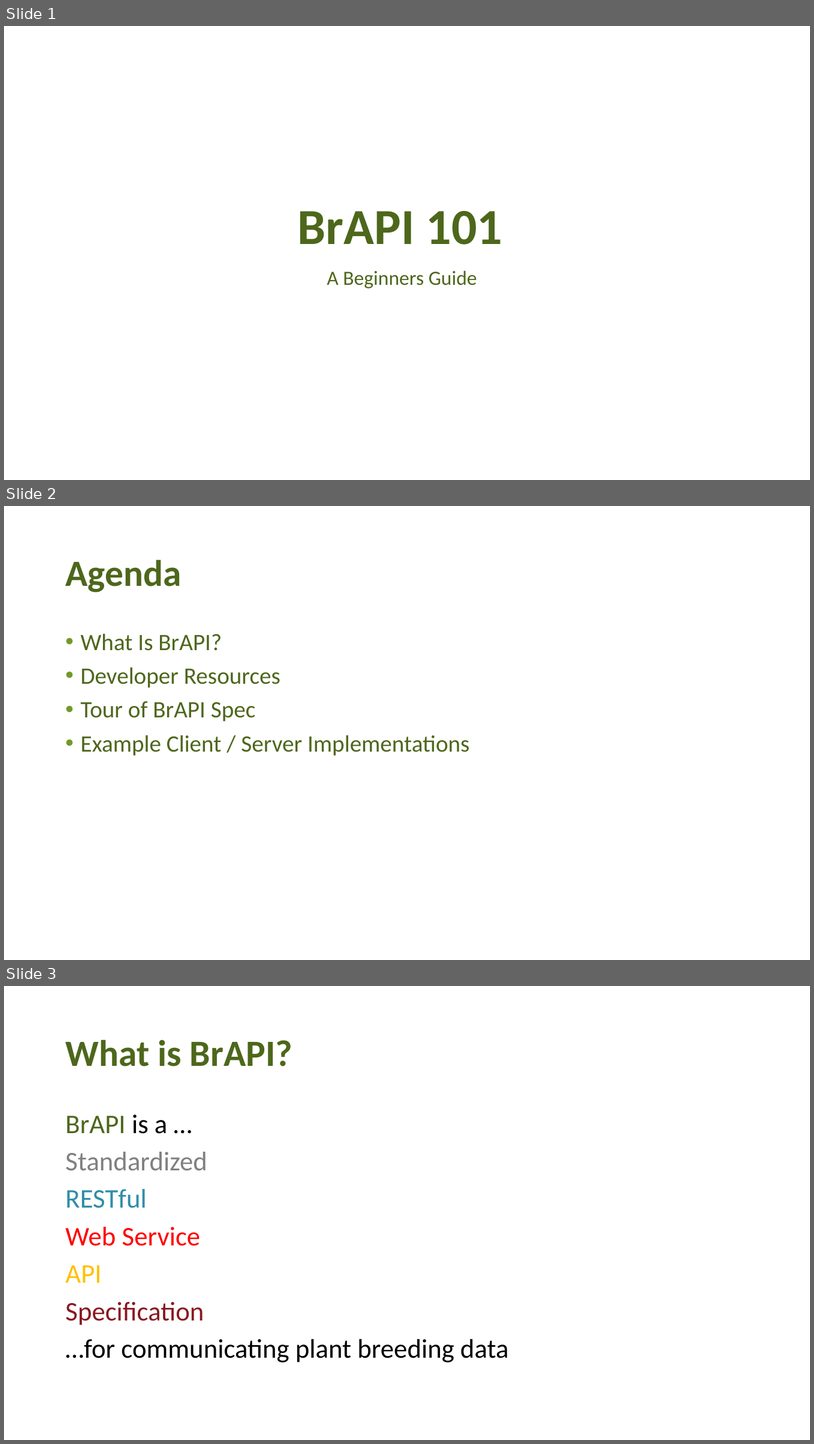
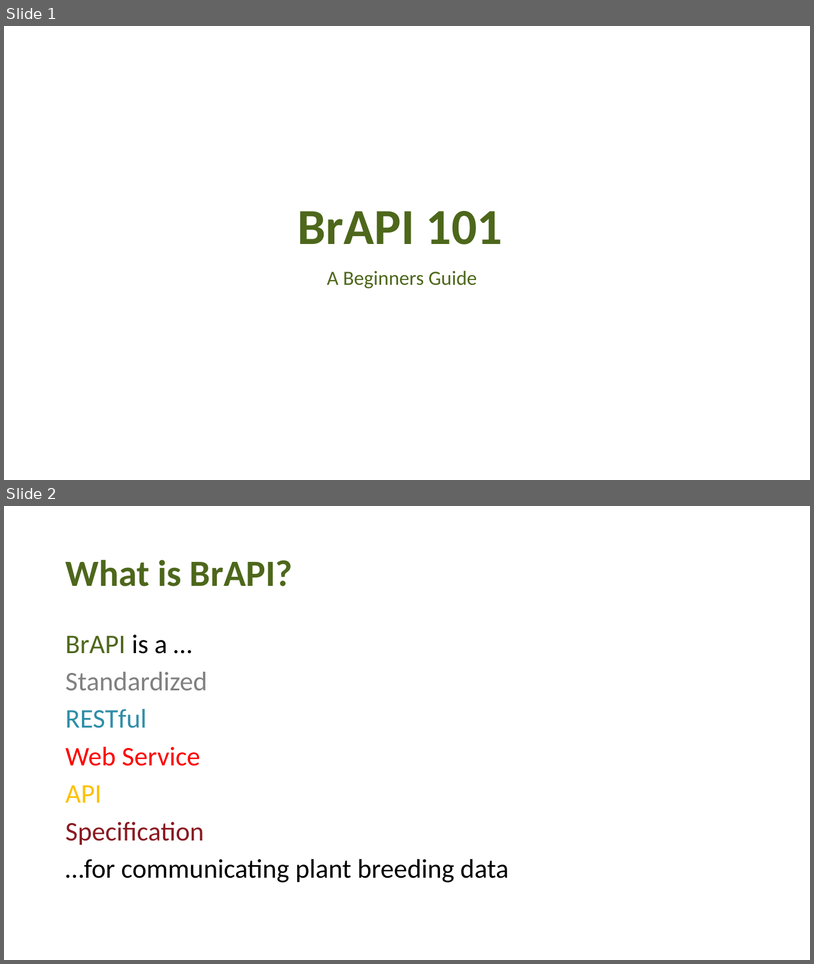
Before and after one commit to plantbreeding/brapi-website, a slide deck: brapi-website-node/public/docs/BrAPI_101.pptx. Shown one above the other, each under a label of ours: slides 1, 2 and 3 before the commit, slides 1 and 2 after it. The pictures are 814x1444 and 814x964 pixels, drawn with LibreOffice and Linux fonts; fonts in the diff are those of the drawing; background and template pictures are left out. Boxes give left, top, right and bottom in pixels: in the first picture for what was removed or moved away, otherwise in the second. Text is boxed around its words. In the diff, an @@ line names an element or a change of style, - is before the commit and + after.

```diff
--- a/brapi-website-node/public/docs/BrAPI_101.pptx
+++ b/brapi-website-node/public/docs/BrAPI_101.pptx
@@ slide 2 removed at (x1=4, y1=506, x2=810, y2=960), background picture (left out) @@
@@ title removed at (x1=65, y1=559, x2=181, y2=592) @@
-Agenda
@@ text removed at (x1=81, y1=633, x2=470, y2=756) @@
-• What Is BrAPI?
-• Developer Resources
-• Tour of BrAPI Spec
-• Example Client / Server Implementations
@@ what was slide 3 is now slide 2 @@
```
Also in this commit, not shown: 2 slides changed, 1 slide added, 10 other files.
